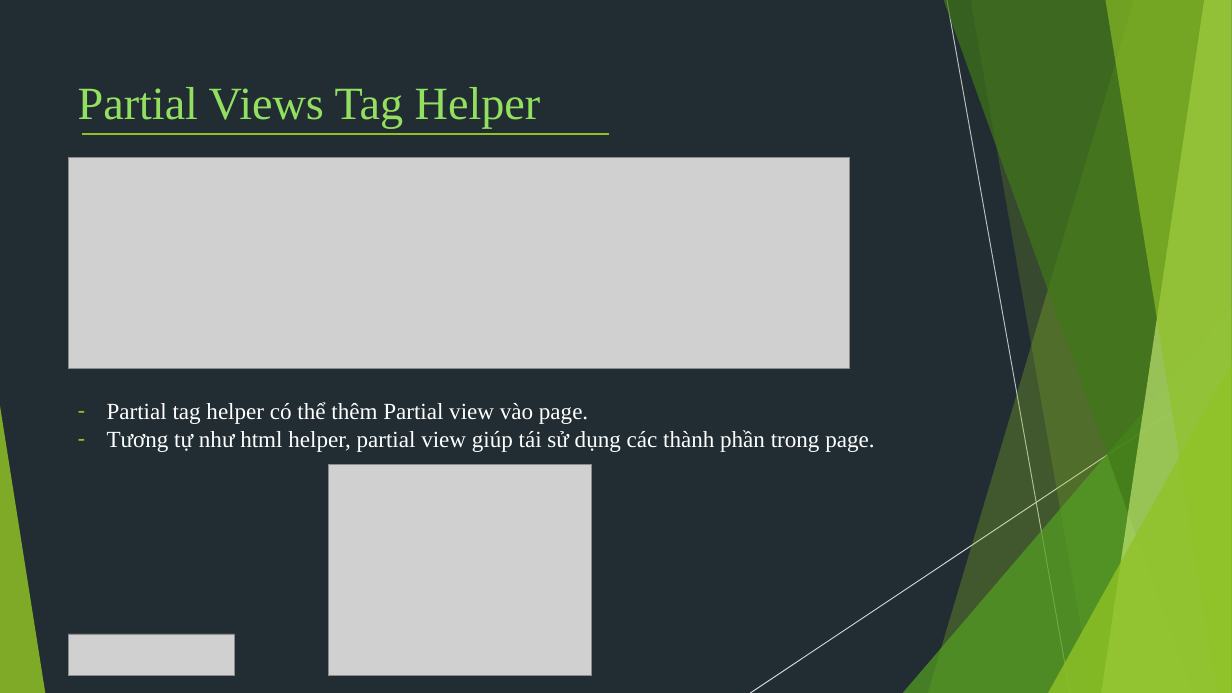
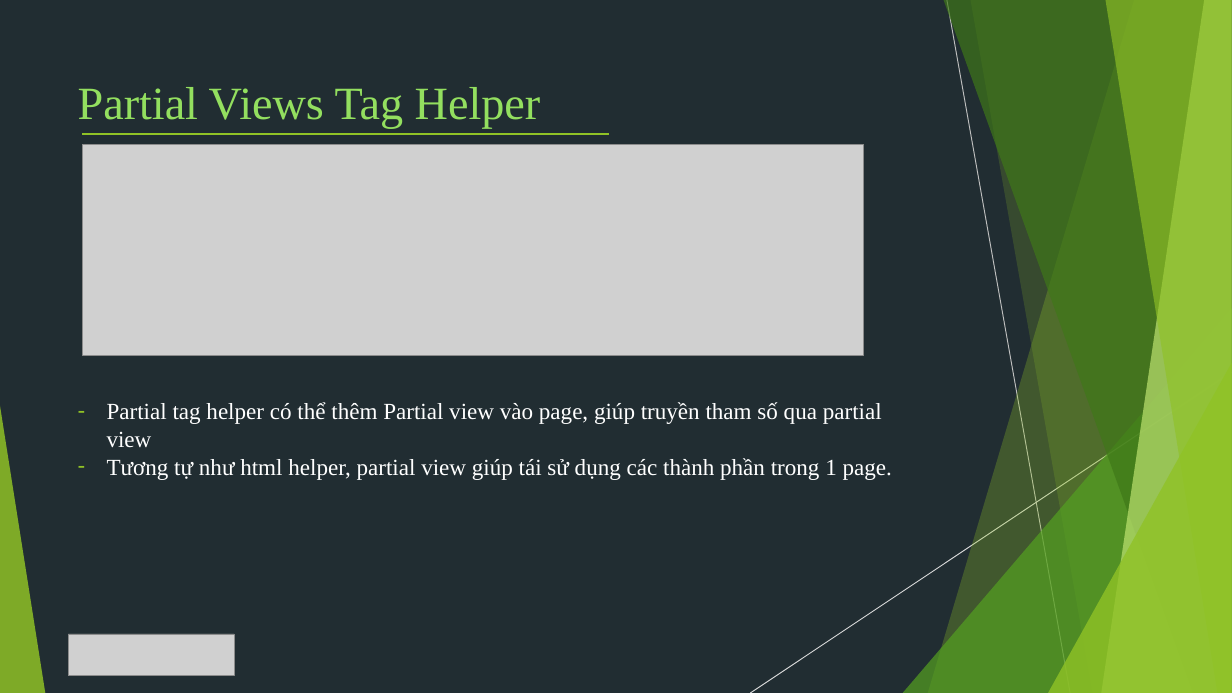
Before and after one commit to TechMarDay/RazorPage, a slide deck: slide 34 of Razor pages.pptx (slide 33 before the commit). Drawn at 1232x693 pixels with LibreOffice and Linux fonts; fonts in the diff are those of the drawing; grey boxes stand for pictures. Boxes give left, top, right and bottom in pixels: in the first picture for what was removed or moved away, otherwise in the second. Text is boxed around its words. In the diff, an @@ line names an element or a change of style, - is before the commit and + after.

```diff
--- a/Razor pages.pptx
+++ b/Razor pages.pptx
@@ picture: place and size @@
-picture at [68,157,849,368]
+picture at [82,144,863,355]
@@ text at [107,402,892,480]: text changed @@
-– Partial tag helper có thể thêm Partial view vào page.
-– Tương tự như html helper, partial view giúp tái sử dụng các thành phần trong page.
+– Partial tag helper có thể thêm Partial view vào page, giúp truyền tham số qua partial view
+– Tương tự như html helper, partial view giúp tái sử dụng các thành phần trong 1 page.
@@ picture removed at [328,465,592,676] @@
```
Also in this commit, not shown: 16 other slides changed, 4 slides added, 3 slides removed.
